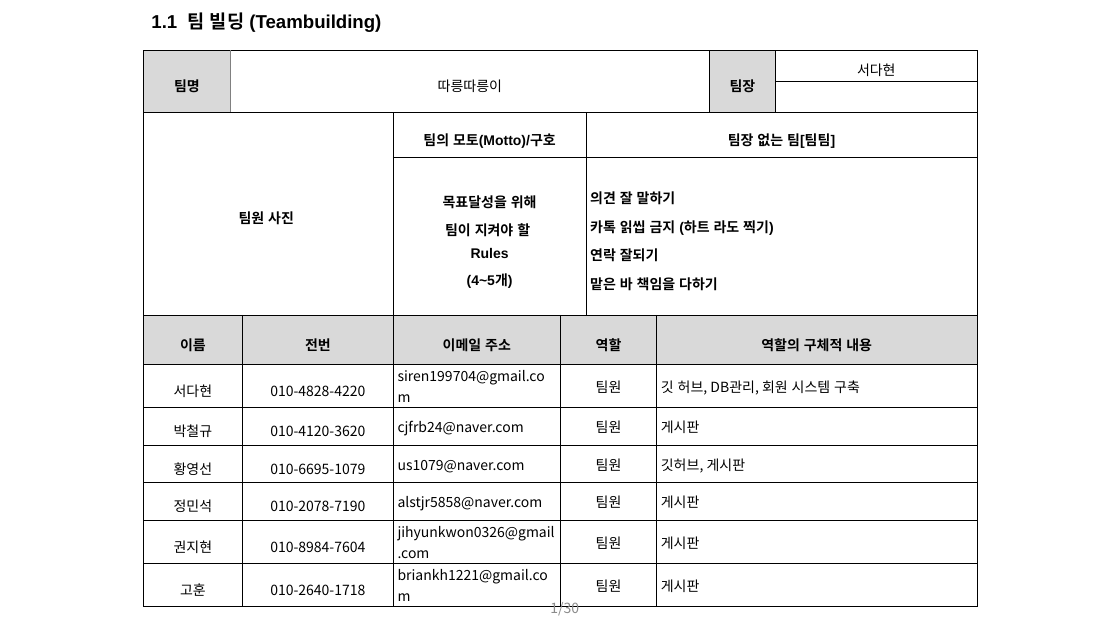
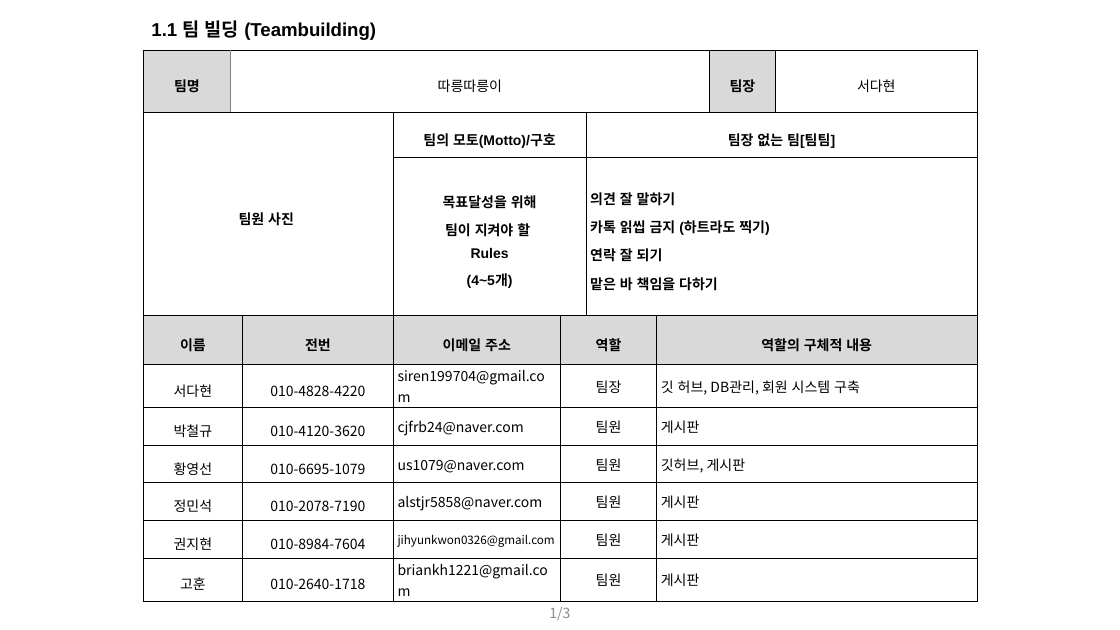
Before and after one commit to DahyeonS/Bike_Mini_Project, a slide deck: slide 1 of presentation/따릉따릉이.pptx. Drawn at 1120x630 pixels with LibreOffice and Linux fonts; fonts in the diff are those of the drawing. Boxes give left, top, right and bottom in pixels: in the first picture for what was removed or moved away, otherwise in the second. Text is boxed around its words. In the diff, an @@ line names an element or a change of style, - is before the commit and + after.

```diff
--- a/presentation/따릉따릉이.pptx
+++ b/presentation/따릉따릉이.pptx
@@ text "1.1 팀 빌딩 (Teambuilding)" rewrapped from box(151, 12, 381, 32) to box(151, 20, 376, 40) @@
@@ table at box(143, 50, 976, 594) @@
-row 2:  |  |  |  |  |  |  |  | 
-row 3, column 6: 의견 잘 말하기 / 카톡 읽씹 금지 (하트 라도 찍기) / 연락 잘되기 / 맡은 바 책임을 다하기
+row 3, column 6: 의견 잘 말하기 / 카톡 읽씹 금지 (하트라도 찍기) / 연락 잘 되기 / 맡은 바 책임을 다하기
-row 5, column 5: 팀원
+row 5, column 5: 팀장
@@ page number at box(549, 607, 570, 621): text changed @@
-1/30
+1/3
```
Also in this commit, not shown: 2 other slides changed.
